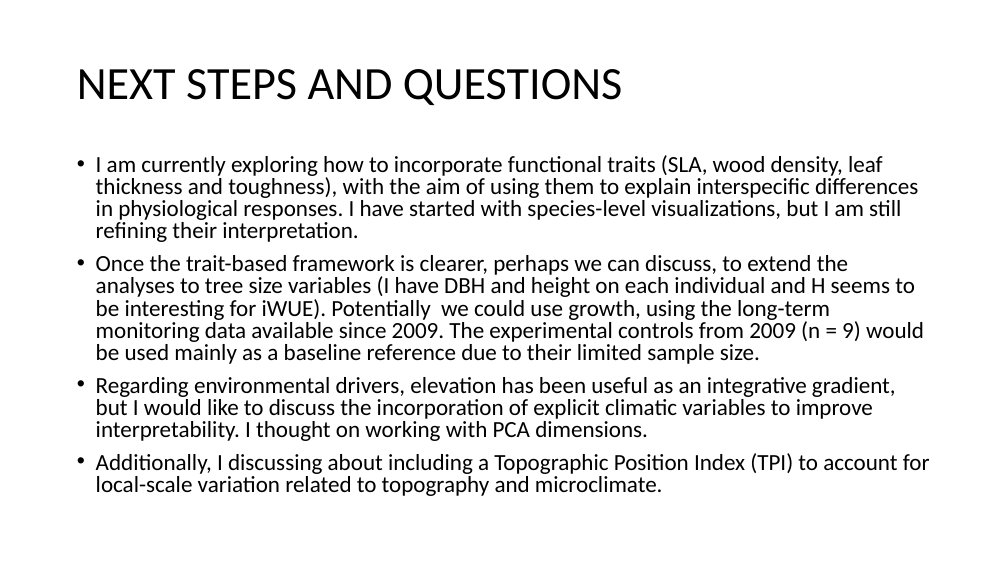
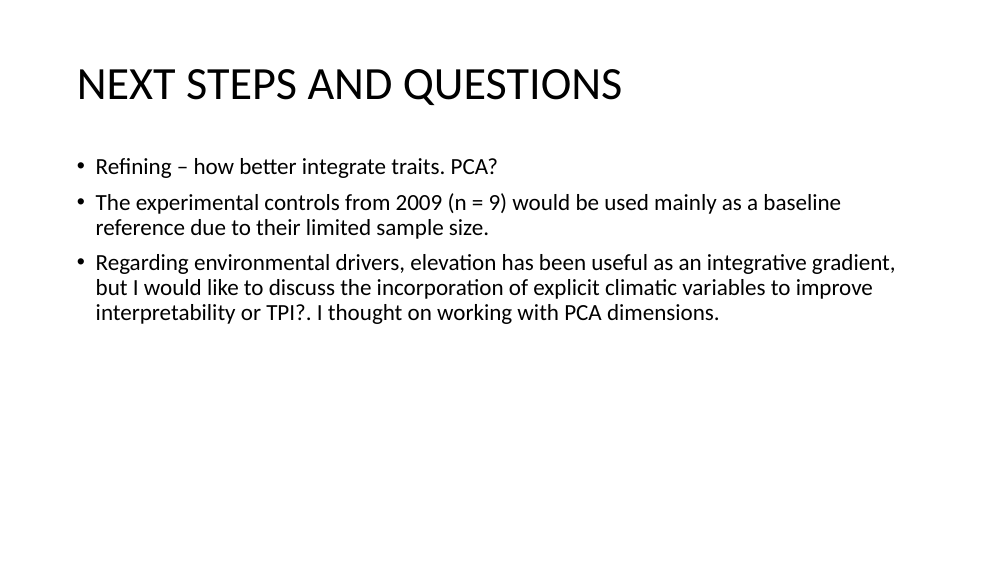
Before and after one commit to ajchavez94/NUMEX_preliminar, a slide deck: slide 28 of NUMEX_pre_RStudio/NUMEX results.pptx (slide 20 before the commit). Drawn at 1008x567 pixels with LibreOffice and Linux fonts; fonts in the diff are those of the drawing. Boxes give left, top, right and bottom in pixels: in the first picture for what was removed or moved away, otherwise in the second. Text is boxed around its words. In the diff, an @@ line names an element or a change of style, - is before the commit and + after.

```diff
--- a/NUMEX_pre_RStudio/NUMEX results.pptx
+++ b/NUMEX_pre_RStudio/NUMEX results.pptx
@@ text at [96,158,896,324]: text changed @@
-• I am currently exploring how to incorporate functional traits (SLA, wood density, leaf thickness and toughness), with the aim of using them to explain interspecific differences in physiological responses. I have started with species-level visualizations, but I am still refining their interpretation.
-• Once the trait-based framework is clearer, perhaps we can discuss, to extend the analyses to tree size variables (I have DBH and height on each individual and H seems to be interesting for iWUE). Potentially we could use growth, using the long-term monitoring data available since 2009. The experimental controls from 2009 (n = 9) would be used mainly as a baseline reference due to their limited sample size.
-• Regarding environmental drivers, elevation has been useful as an integrative gradient, but I would like to discuss the incorporation of explicit climatic variables to improve interpretability. I thought on working with PCA dimensions.
-• Additionally, I discussing about including a Topographic Position Index (TPI) to account for local-scale variation related to topography and microclimate.
+• Refining – how better integrate traits. PCA?
+• The experimental controls from 2009 (n = 9) would be used mainly as a baseline reference due to their limited sample size.
+• Regarding environmental drivers, elevation has been useful as an integrative gradient, but I would like to discuss the incorporation of explicit climatic variables to improve interpretability or TPI?. I thought on working with PCA dimensions.
```
Also in this commit, not shown: 15 other slides changed, 12 slides added, 4 slides removed, 30 other files.
